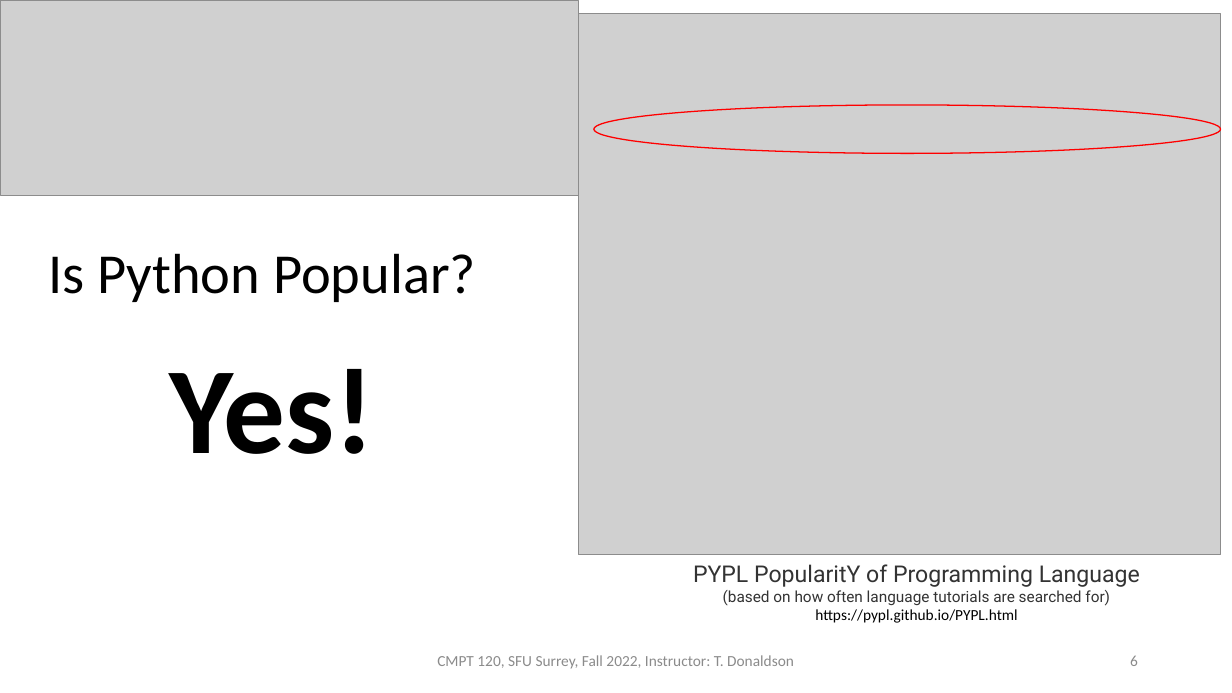
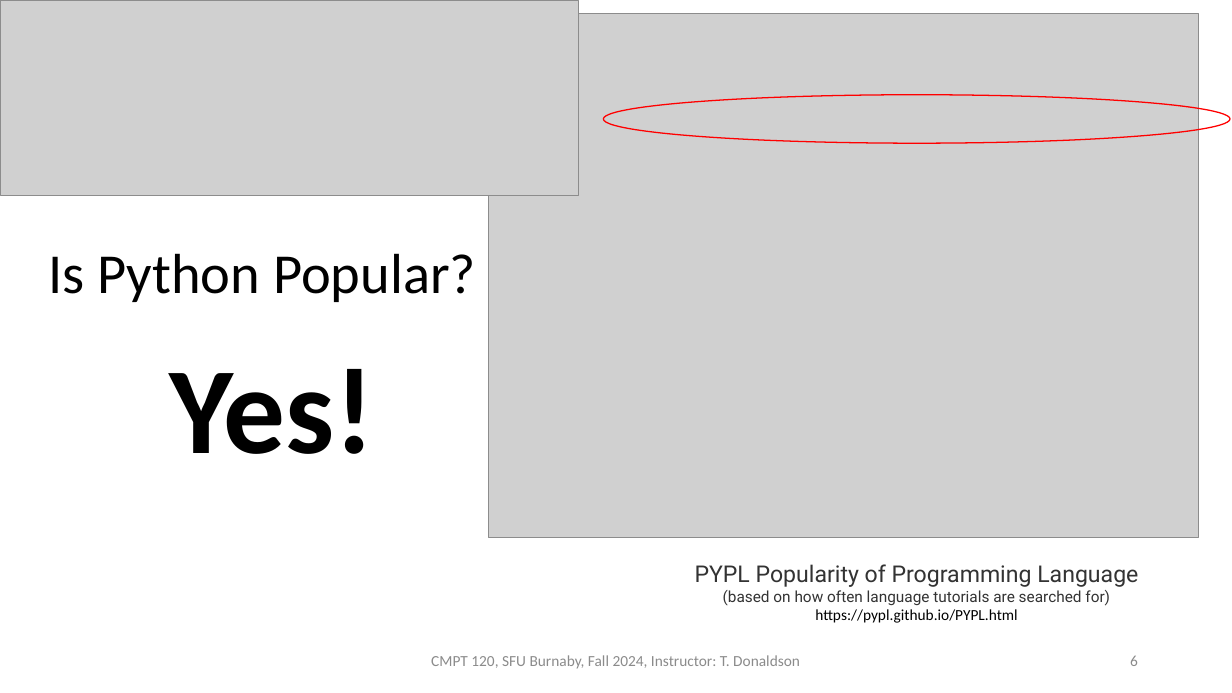
Before and after one commit to tjd1234/cmpt120fall2024, a slide deck: slide 6 of lectures/lecture1/lecture1.pptx. Drawn at 1232x693 pixels with LibreOffice and Linux fonts; fonts in the diff are those of the drawing; grey boxes stand for pictures. Boxes give left, top, right and bottom in pixels: in the first picture for what was removed or moved away, otherwise in the second. Text is boxed around its words. In the diff, an @@ line names an element or a change of style, - is before the commit and + after.

```diff
--- a/lectures/lecture1/lecture1.pptx
+++ b/lectures/lecture1/lecture1.pptx
@@ picture: place and size @@
-picture at box(579, 14, 1221, 555)
+picture at box(489, 14, 1199, 538)
@@ ellipse: place and size @@
-ellipse at box(594, 105, 1221, 153)
+ellipse at box(604, 95, 1230, 143)
@@ text at box(695, 564, 1138, 587): text changed @@
-PYPL PopularitY of Programming Language
+PYPL Popularity of Programming Language
@@ text at box(431, 655, 800, 669): text changed @@
-CMPT 120, SFU Surrey, Fall 2022, Instructor: T. Donaldson
+CMPT 120, SFU Burnaby, Fall 2024, Instructor: T. Donaldson
```
Also in this commit, not shown: 9 other slides changed, 8 other files.
